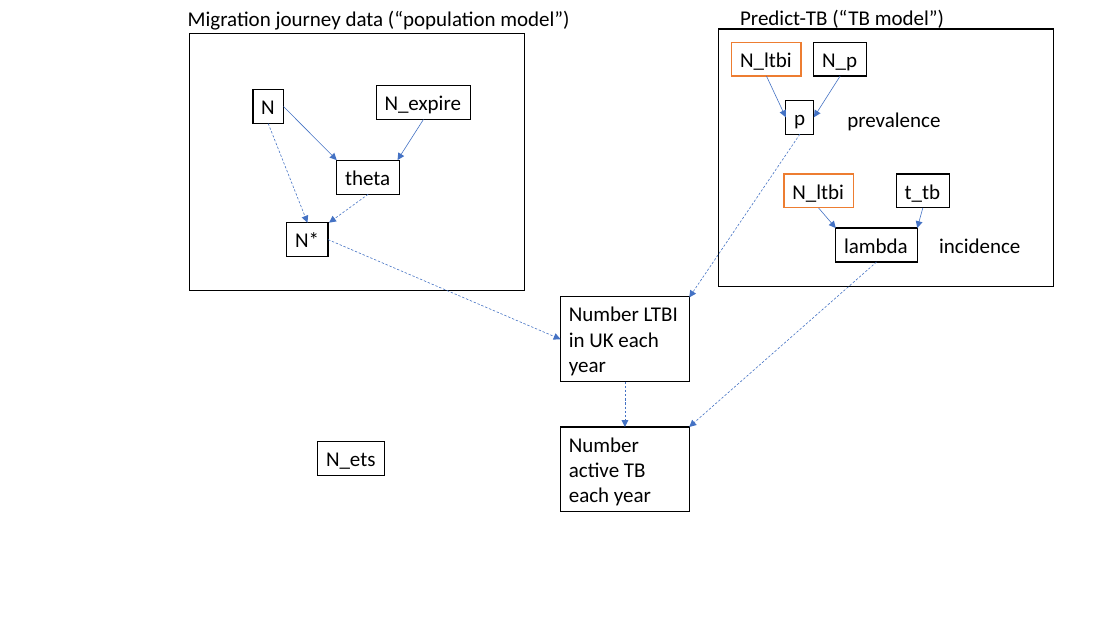
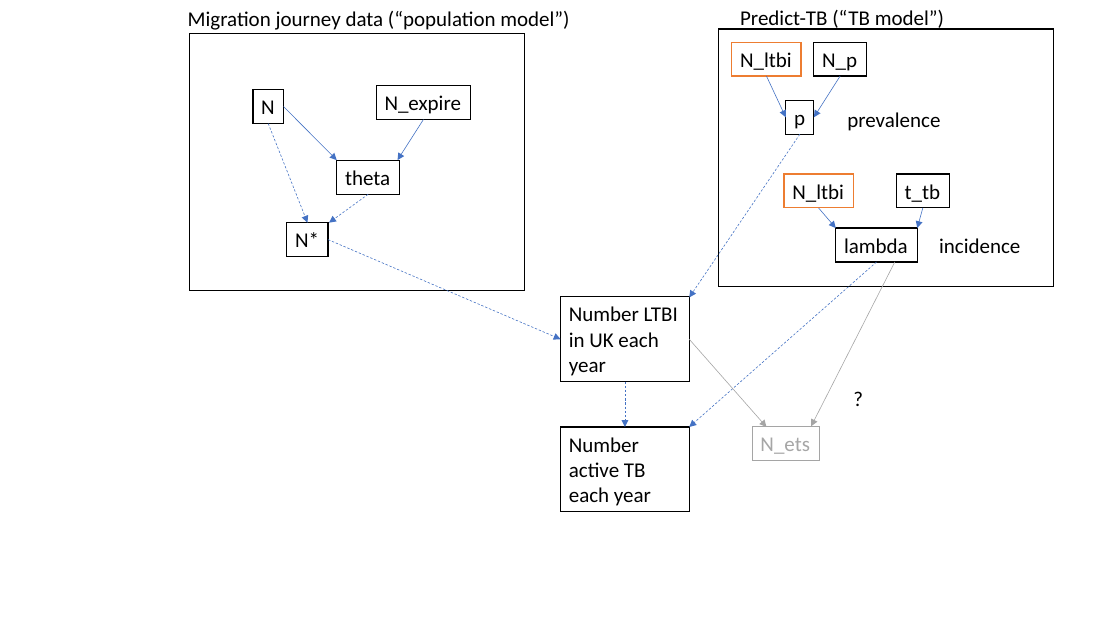
Before and after one commit to n8thangreen/EvidSynthTB, a slide deck: slide 1 of docs/DAG.pptx. Drawn at 1120x630 pixels with LibreOffice and Linux fonts; fonts in the diff are those of the drawing. Boxes give left, top, right and bottom in pixels: in the first picture for what was removed or moved away, otherwise in the second. Text is boxed around its words. In the diff, an @@ line names an element or a change of style, - is before the commit and + after.

Commit message:
updated dag with ets

```diff
--- a/docs/DAG.pptx
+++ b/docs/DAG.pptx
@@ arrow added from (895, 262) to (812, 427), #A5A5A5 0.5 pt @@
@@ arrow added from (690, 339) to (767, 427), #A5A5A5 0.5 pt @@
@@ text added at (x1=845, y1=381, x2=872, y2=415), 18 pt, text #000000 @@
+?
@@ rectangle "N_ets" moved from (x1=318, y1=441, x2=385, y2=475) to (x1=753, y1=427, x2=820, y2=460) @@
@@ rectangle "N_ets" at (x1=753, y1=427, x2=820, y2=460): text colour #000000 to #A6A6A6; outline #000000 1 pt to #A5A5A5 1 pt @@
```
Also in this commit, not shown: 1 other slide changed.
